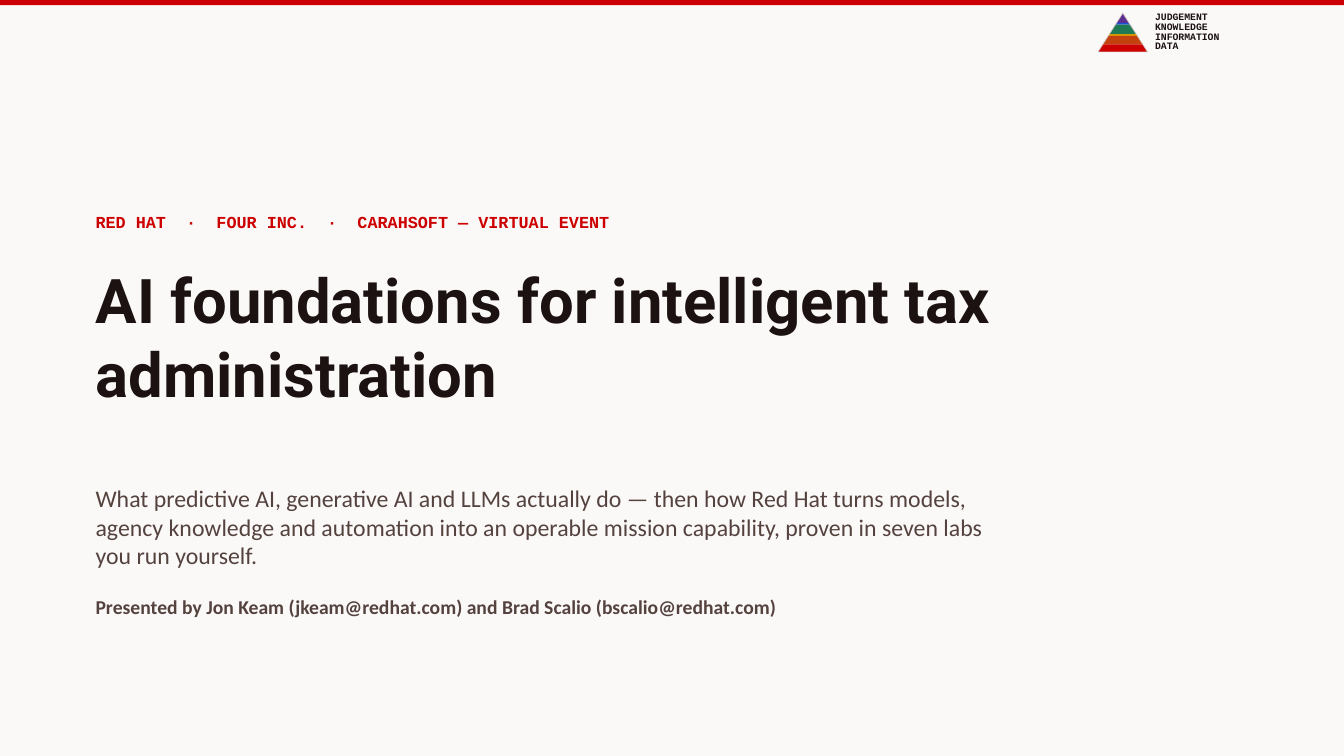
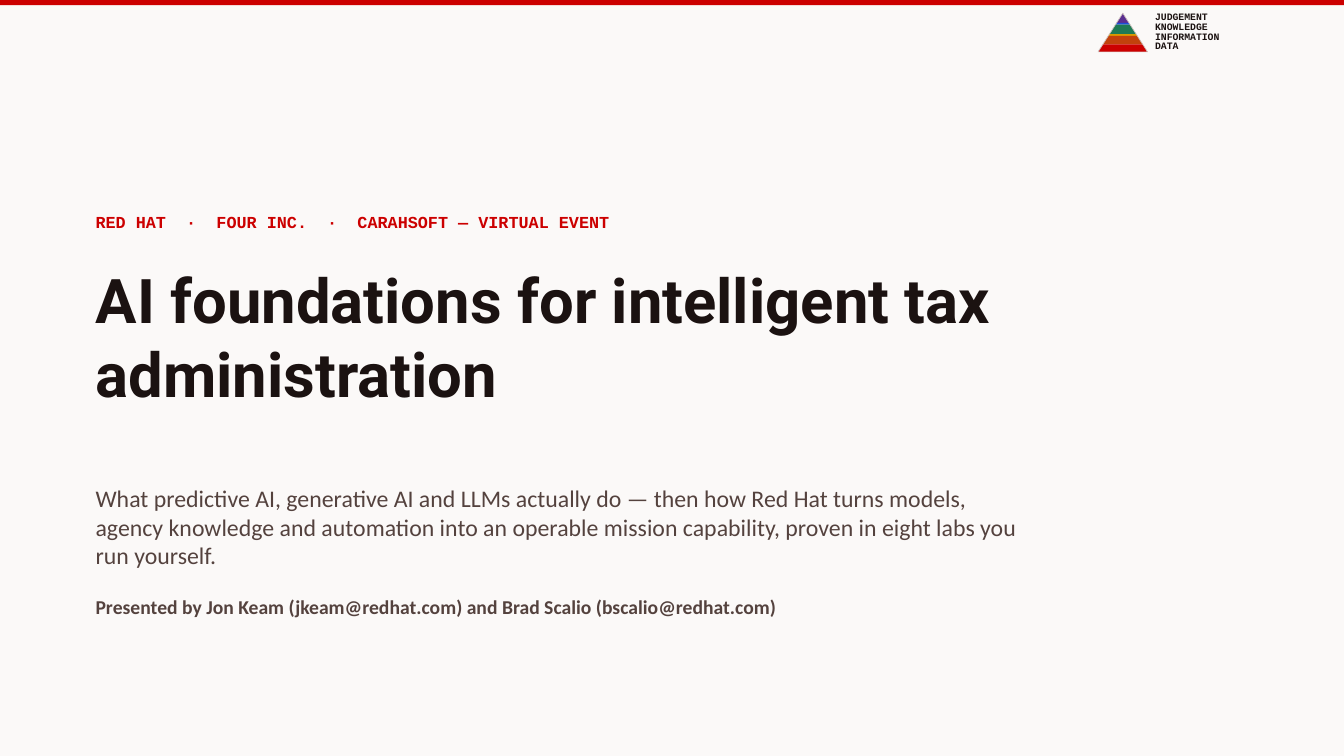
Before and after one commit to nommsweyMX/redhat-ai-tax-labs, a slide deck: slide 1 of slides/exports/redhat-ai-tax-administration.pptx. Drawn at 1344x756 pixels with LibreOffice and Linux fonts; fonts in the diff are those of the drawing. Boxes give left, top, right and bottom in pixels: in the first picture for what was removed or moved away, otherwise in the second. Text is boxed around its words. In the diff, an @@ line names an element or a change of style, - is before the commit and + after.

```diff
--- a/slides/exports/redhat-ai-tax-administration.pptx
+++ b/slides/exports/redhat-ai-tax-administration.pptx
@@ text at bbox=[96, 490, 1016, 568]: text changed @@
-What predictive AI, generative AI and LLMs actually do — then how Red Hat turns models, agency knowledge and automation into an operable mission capability, proven in seven labs you run yourself.
+What predictive AI, generative AI and LLMs actually do — then how Red Hat turns models, agency knowledge and automation into an operable mission capability, proven in eight labs you run yourself.
```
Also in this commit, not shown: 2 other slides changed, 1 slide added, 17 other files.
